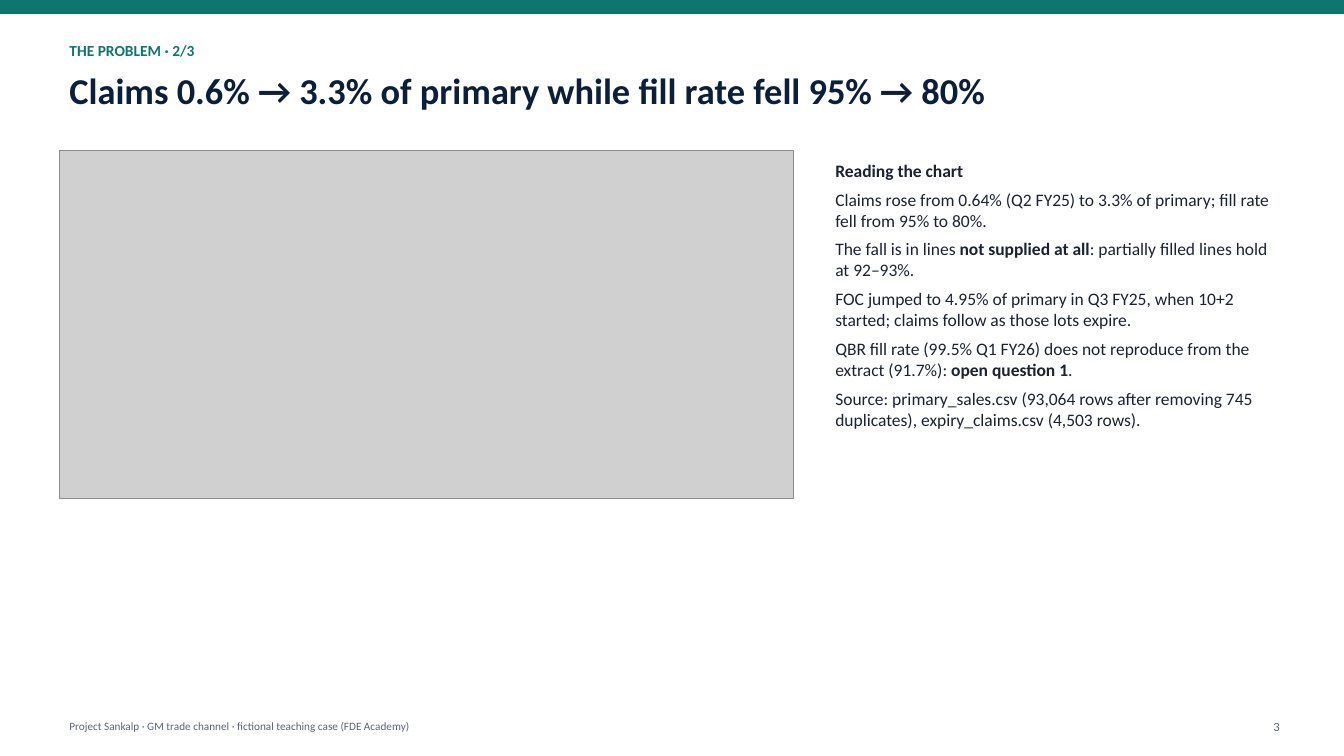
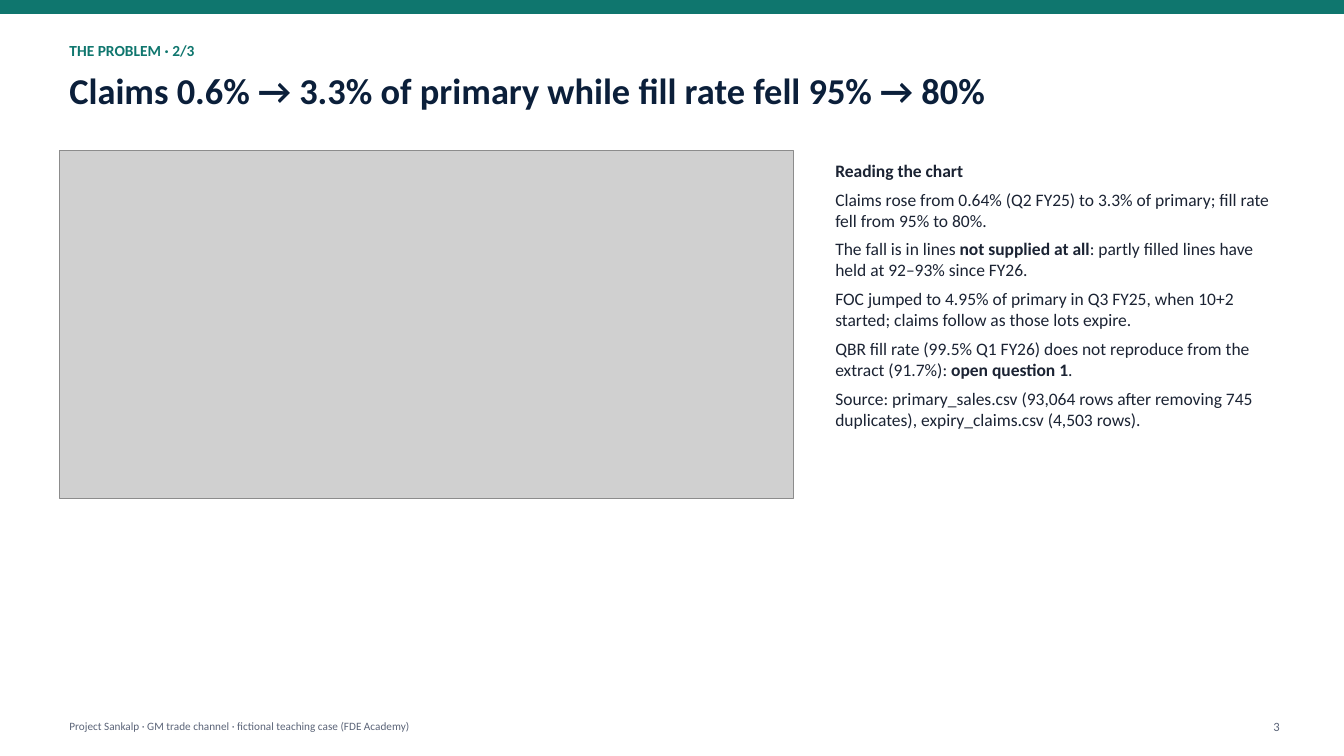
Before and after one commit to dineshtailor/sankalp-pilot, a slide deck: slide 3 of docs/deliverables/04_SteerCo_Deck.pptx. Drawn at 1344x756 pixels with LibreOffice and Linux fonts; fonts in the diff are those of the drawing; grey boxes stand for pictures. Boxes give left, top, right and bottom in pixels: in the first picture for what was removed or moved away, otherwise in the second. Text is boxed around its words. In the diff, an @@ line names an element or a change of style, - is before the commit and + after.

```diff
--- a/docs/deliverables/04_SteerCo_Deck.pptx
+++ b/docs/deliverables/04_SteerCo_Deck.pptx
@@ text at bbox=[835, 242, 1254, 276]: text changed @@
-The fall is in lines not supplied at all: partially filled lines hold at 92–93%.
+The fall is in lines not supplied at all: partly filled lines have held at 92–93% since FY26.
```
Also in this commit, not shown: 7 other slides changed, 15 other files.
